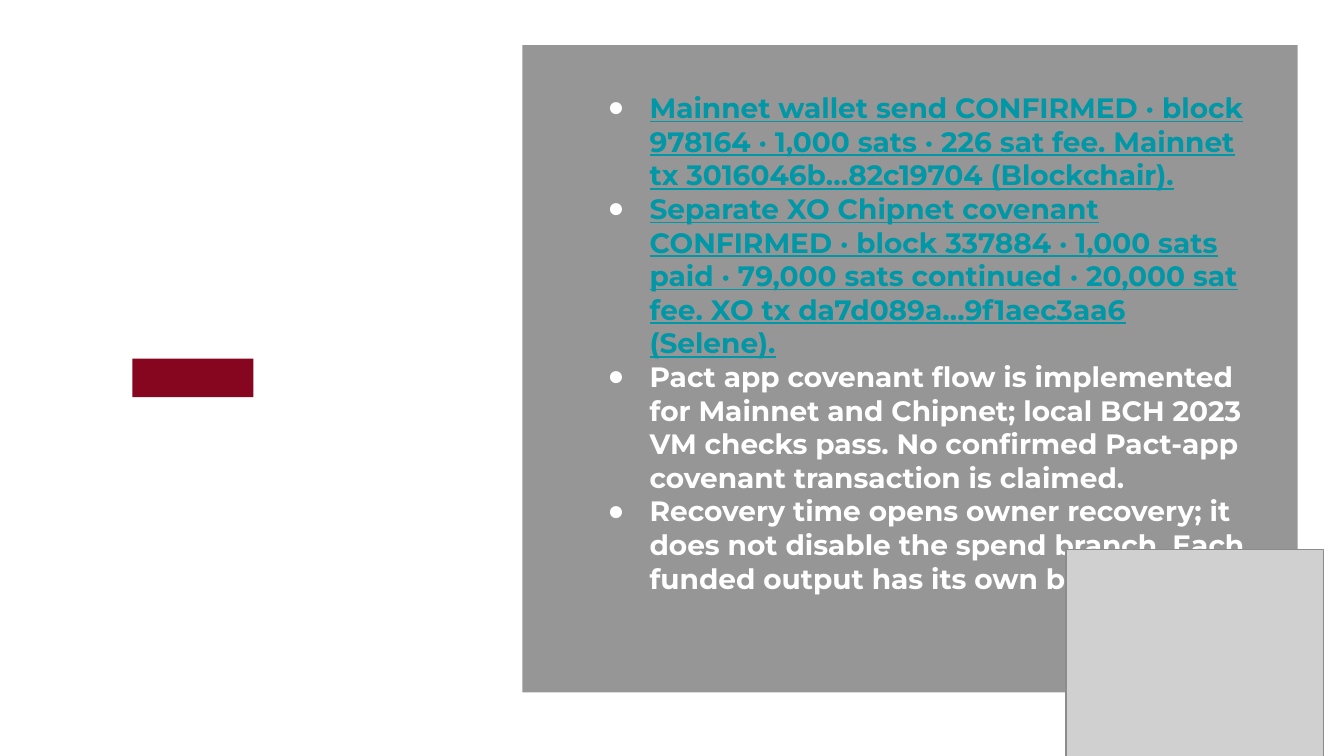
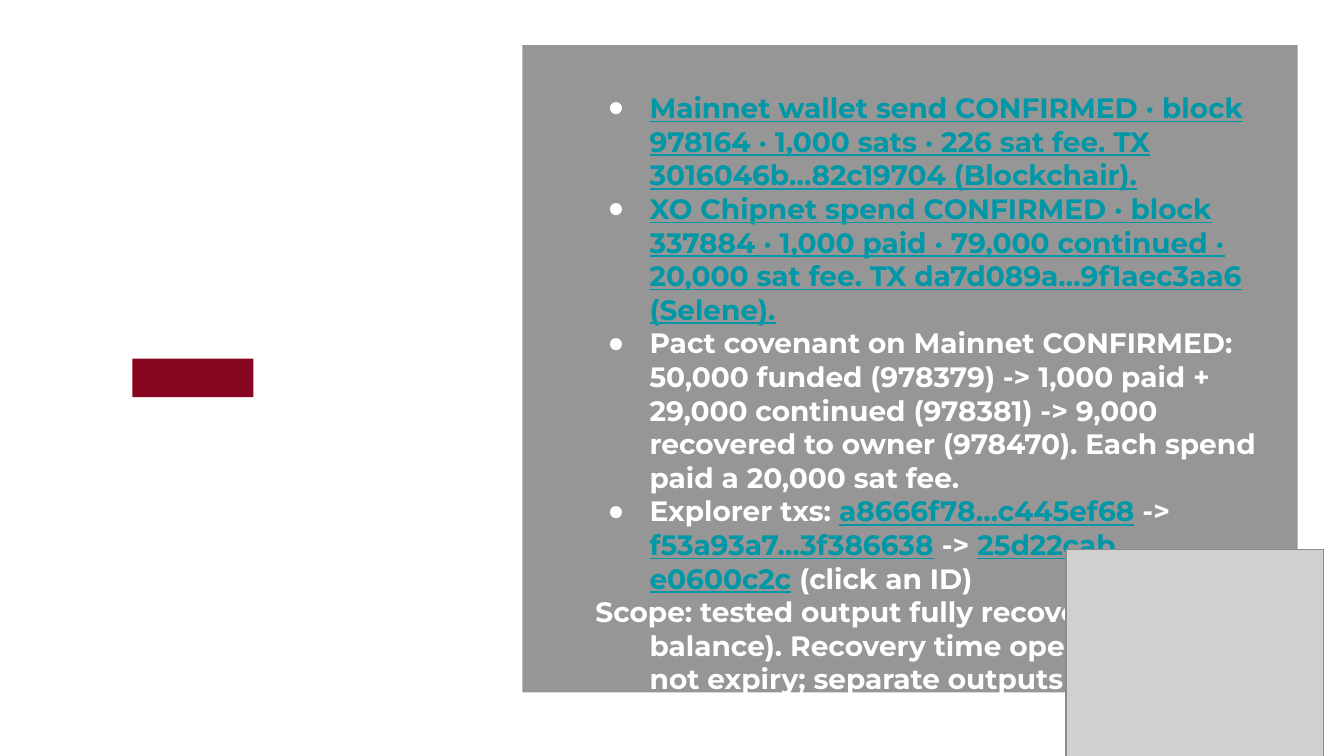
Before and after one commit to dr4ken-soul/Pact, a slide deck: slide 6 of Pact_Pitch_Deck.pptx. Drawn at 1344x756 pixels with LibreOffice and Linux fonts; fonts in the diff are those of the drawing; grey boxes stand for pictures; background and template pictures are left out. Boxes give left, top, right and bottom in pixels: in the first picture for what was removed or moved away, otherwise in the second. Text is boxed around its words. In the diff, an @@ line names an element or a change of style, - is before the commit and + after.

Commit message:
Update Mainnet covenant proof and presentation

```diff
--- a/Pact_Pitch_Deck.pptx
+++ b/Pact_Pitch_Deck.pptx
@@ text at [595,96,1256,731]: text changed; text colour #0097A7 to #FFFFFF @@
-● Mainnet wallet send CONFIRMED · block 978164 · 1,000 sats · 226 sat fee. Mainnet tx 3016046b…82c19704 (Blockchair).
-● Separate XO Chipnet covenant CONFIRMED · block 337884 · 1,000 sats paid · 79,000 sats continued · 20,000 sat fee. XO tx da7d089a…9f1aec3aa6 (Selene).
-● Pact app covenant flow is implemented for Mainnet and Chipnet; local BCH 2023 VM checks pass. No confirmed Pact-app covenant transaction is claimed.
-● Recovery time opens owner recovery; it does not disable the spend branch. Each funded output has its own balance.
+● Mainnet wallet send CONFIRMED · block 978164 · 1,000 sats · 226 sat fee. TX 3016046b…82c19704 (Blockchair).
+● XO Chipnet spend CONFIRMED · block 337884 · 1,000 paid · 79,000 continued · 20,000 sat fee. TX da7d089a…9f1aec3aa6 (Selene).
+● Pact covenant on Mainnet CONFIRMED: 50,000 funded (978379) -> 1,000 paid + 29,000 continued (978381) -> 9,000 recovered to owner (978470). Each spend paid a 20,000 sat fee.
+● Explorer txs: a8666f78…c445ef68 -> f53a93a7…3f386638 -> 25d22cab…e0600c2c (click an ID)
+Scope: tested output fully recovered (no balance). Recovery time opens recovery, not expiry; separate outputs have separate balances. Prototype not audited.
```
Also in this commit, not shown: 17 other files.
